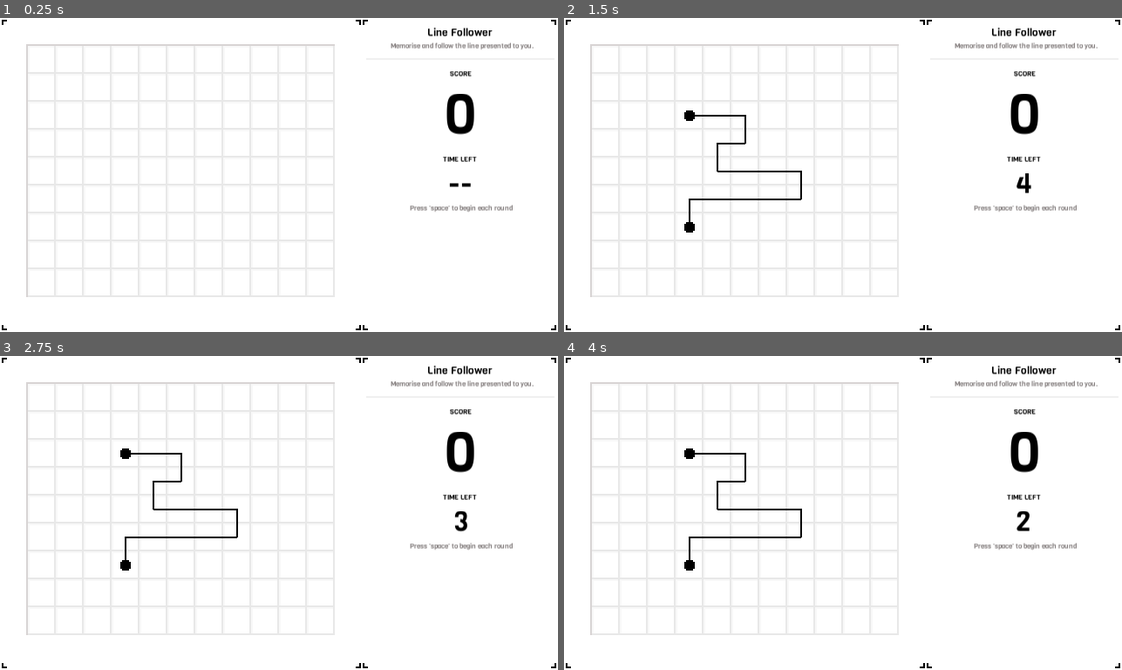
Above: before the commit, frames 1-4 (two rows, left to right).
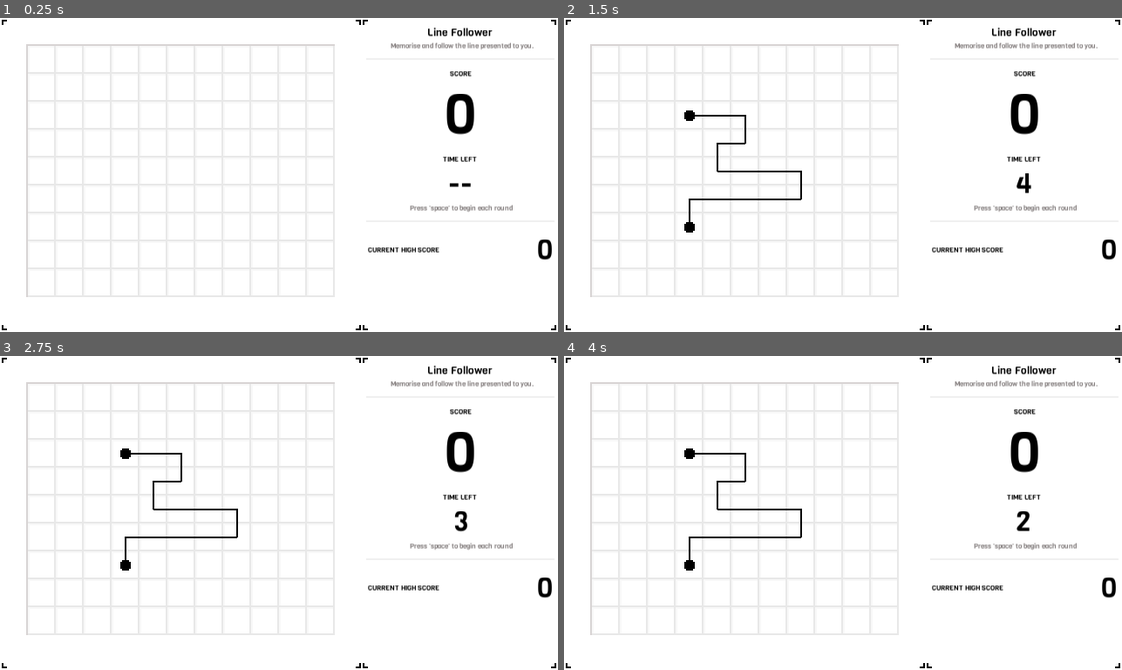
Above: after the commit, the same moments.

Repository: HurricaneInteractive/followers-jam
Game: Godot game, scene res://Main/Main.tscn
Two runs of this game, one before a commit and one after it. Both use one fixed random seed, a clock stepped at 60 frames per second and the inputs below.
Inputs:
- Up to frame 1 (0.25 s): no input
- Up to frame 2 (1.5 s): tap Space (ui_select) at 0.5, 0.77, 1.25 s; hold Right (ui_right) 0.53-1.28 s; hold Down (ui_down) from 1.28 s (still down)
- Up to frame 3 (2.75 s): tap Space (ui_select) at 1.52, 2 s; release Down (ui_down) at 2.03 s; hold Right (ui_right) from 2.03 s (still down)
- Up to frame 4 (4 s): tap Space (ui_select) at 2.75, 3.02, 3.5, 3.77 s; release Right (ui_right) at 3.53 s; hold Left (ui_left) from 3.53 s (still down)

The runs differ from the first frame. In frame 1, 0.3% of the frame differs, in the area x 65-99%, y 70-78%; in frame 2, 0.3%; in frame 3, 0.3%; in frame 4, 0.3%.

Commit message:
Add HS to UI

Diff:
--- a/UI/UIArea.tscn
+++ b/UI/UIArea.tscn
@@ -124,3 +124,34 @@
 text = "Press 'space' to begin each round"
 align = 1
 autowrap = true
+
+[node name="HSeparator2" type="HSeparator" parent="UIWrap"]
+margin_top = 114.0
+margin_right = 106.0
+margin_bottom = 124.0
+custom_styles/separator = SubResource( 2 )
+custom_constants/separation = 10
+
+[node name="MarginContainer" type="MarginContainer" parent="UIWrap"]
+margin_top = 124.0
+margin_right = 106.0
+margin_bottom = 147.0
+size_flags_horizontal = 3
+
+[node name="HSTitle" type="Label" parent="UIWrap/MarginContainer"]
+margin_top = 8.0
+margin_right = 106.0
+margin_bottom = 15.0
+custom_fonts/font = SubResource( 3 )
+custom_colors/font_color = Color( 0, 0, 0, 1 )
+text = "Current High Score"
+uppercase = true
+
+[node name="HS" type="Label" parent="UIWrap/MarginContainer"]
+margin_right = 106.0
+margin_bottom = 23.0
+custom_fonts/font = SubResource( 5 )
+custom_colors/font_color = Color( 0, 0, 0, 1 )
+custom_colors/font_outline_modulate = Color( 0.211765, 0.878431, 0.239216, 1 )
+text = "0"
+align = 2
Not shown: 6 places in UI/UIArea.tscn that only renumber resources
